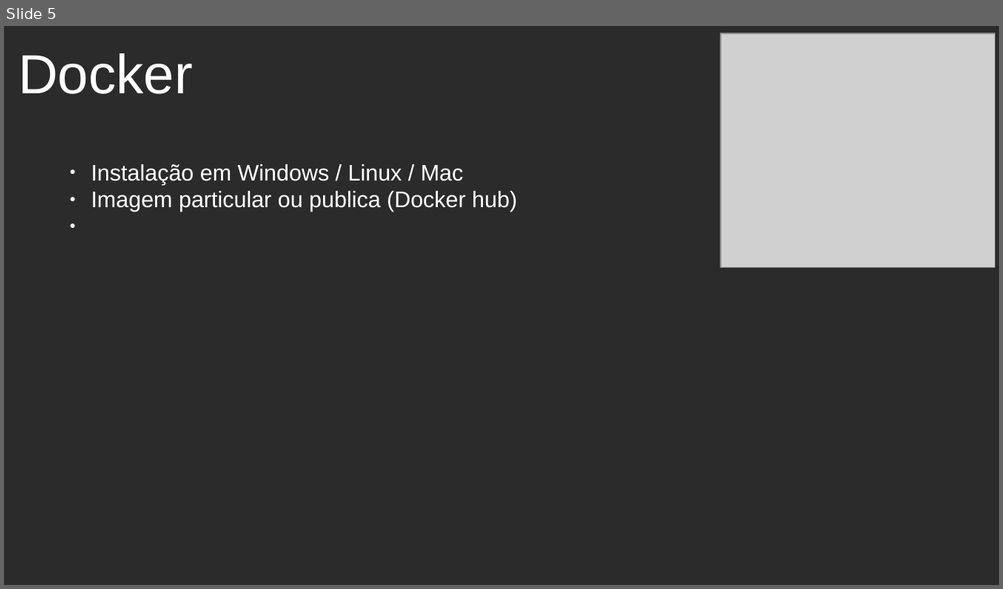
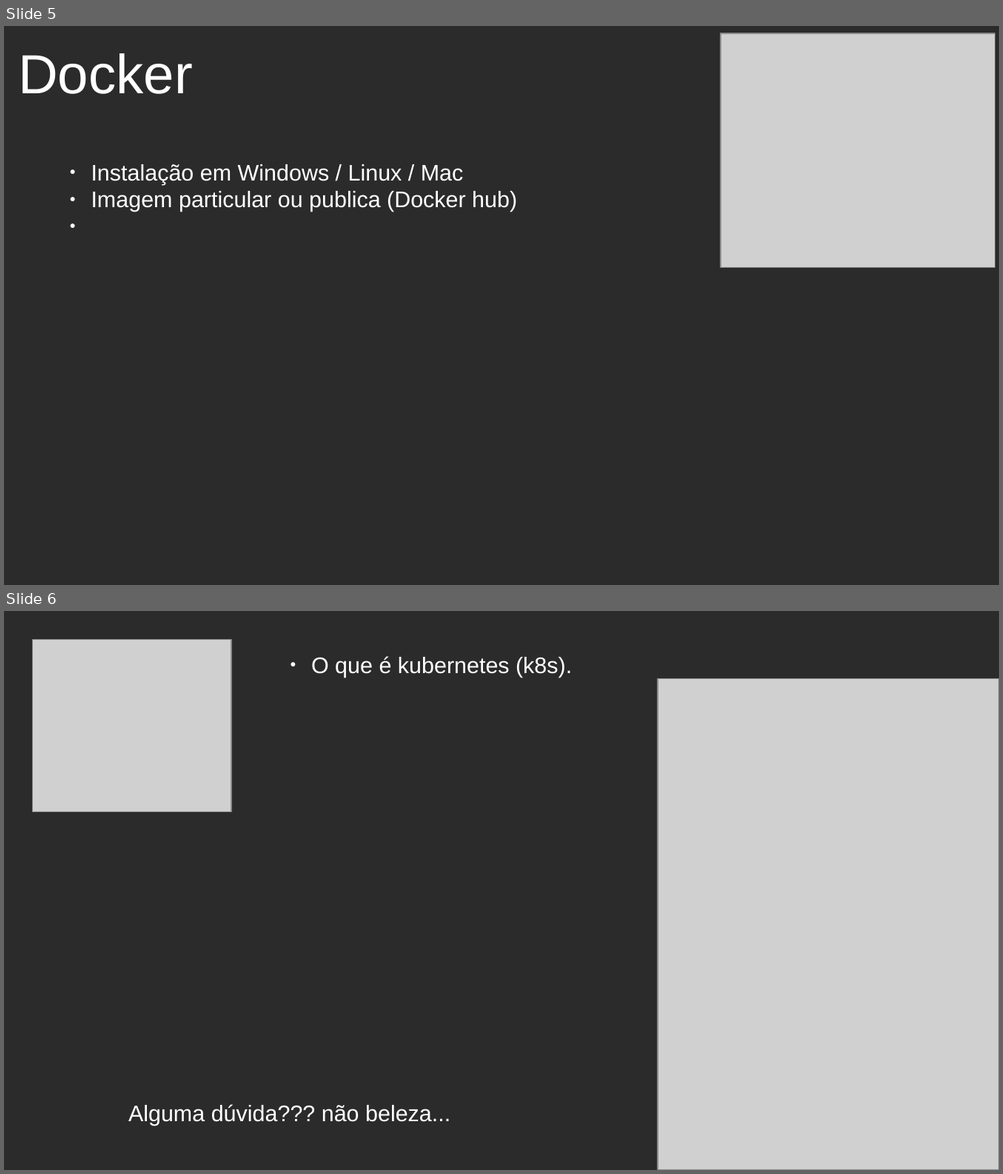
Before and after one commit to celsonery/kubernetes-docs, a slide deck: apresentacao_docker_kubernetes/apresentacao.odp. Shown one above the other, each under a label of ours: slide 5 before the commit, slides 5 and 6 after it. The pictures are 1003x589 and 1003x1174 pixels, drawn with LibreOffice and Linux fonts; fonts in the diff are those of the drawing; grey boxes stand for pictures; background and template pictures are left out; a plain dark background stands for a picture behind light text. Boxes give left, top, right and bottom in pixels: in the first picture for what was removed or moved away, otherwise in the second. Text is boxed around its words. In the diff, an @@ line names an element or a change of style, - is before the commit and + after.

```diff
--- a/apresentacao_docker_kubernetes/apresentacao.odp
+++ b/apresentacao_docker_kubernetes/apresentacao.odp
@@ slide 6 added at [4,611,999,1170], background picture (left out) @@
@@ picture added at [32,639,230,812] @@
@@ text added at [311,656,572,678], 18 pt, text #FFFFFF @@
+● O que é kubernetes (k8s).
@@ picture added at [657,678,999,1170] @@
@@ text added at [128,1105,450,1126], 18 pt, text #FFFFFF @@
+Alguma dúvida??? não beleza...
```
Also in this commit, not shown: 2 other slides added, 1 slide removed, 3 other files.
